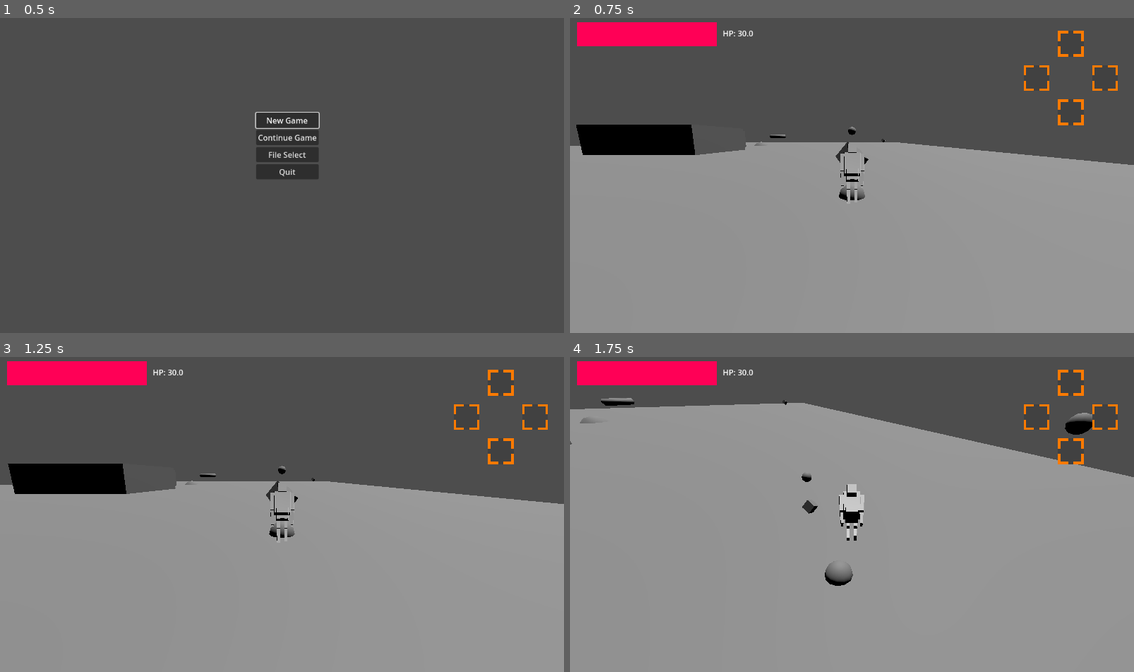
Above: before the commit, frames 1-4 (two rows, left to right).
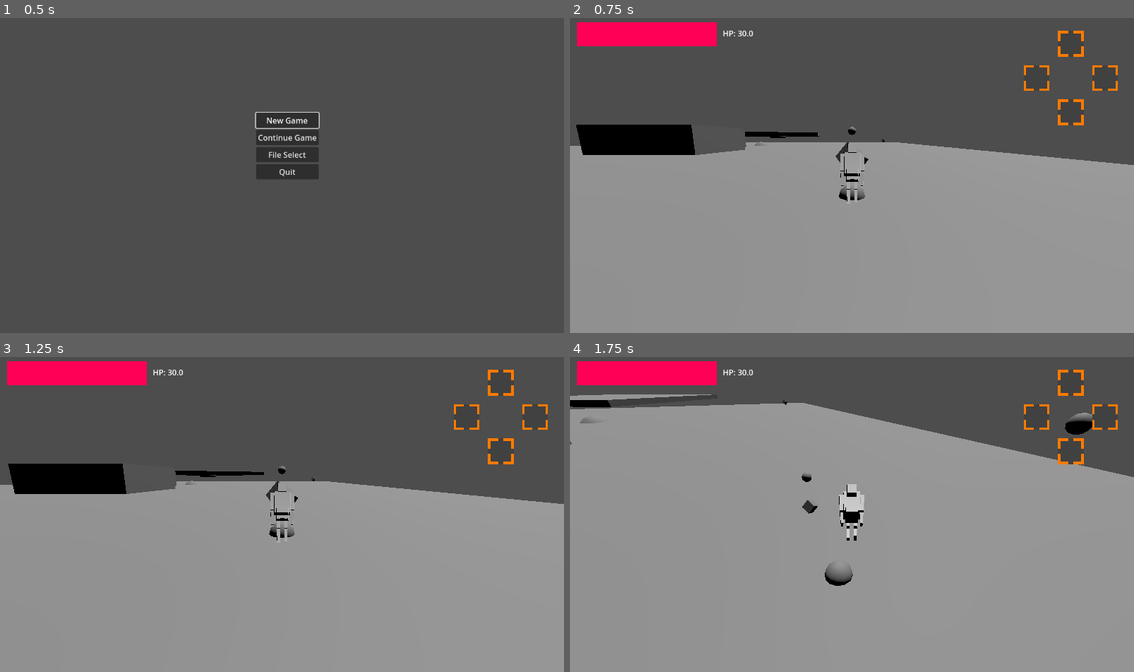
Above: after the commit, the same moments.

Repository: stron1le/MVM28
Game: Godot game, scene res://Scenes/start_screen.tscn
The game is run twice, just before and just after one commit, with the same random seed, the same clock (stepped at 60 frames per second) and the same inputs.
Inputs (mouse positions are in pixels of both pictures, inside the frame that each line leads up to):
- Up to frame 1 (0.5 s): no input
- Up to frame 2 (0.75 s): click "New Game" at 0.5 s
- Up to frame 3 (1.25 s): no input
- Up to frame 4 (1.75 s): tap Enter at 1.25 s; move the mouse to (880, 511) at 1.27 s; hold W (ForwardAxisNegative) from 1.28 s (still down); click (880, 511) at 1.35 s; tap Space (Jump) at 1.52 s

Frame 1 is identical in both runs. In frame 2, 0.2% of the frame differs, in the area x 31-45%, y 36-38%; in frame 3, 0.2%; in frame 4, 0.5%, in the area x 0-26%, y 11-16%.

Commit message:
Ledge Grab Enhancement
Ledge grab now allows the player to be rotated with, or move with, platforms/grabbed objects. With this, there is also an addition to add the speed of the given platform when you let go, though more testing is needed to verify that it is working properly.

Diff:
--- /dev/null
+++ b/mvm28/Scenes/MovingPlatform.tscn
@@ -0,0 +1,14 @@
+[gd_scene load_steps=2 format=3 uid="uid://dkf8o4rbiasfl"]
+
+[sub_resource type="BoxShape3D" id="BoxShape3D_3rmdf"]
+size = Vector3(30, 1, 30)
+
+[node name="MovingPlatform" type="AnimatableBody3D"]
+collision_layer = 2
+metadata/_edit_group_ = true
+
+[node name="CollisionShape3D" type="CollisionShape3D" parent="."]
+shape = SubResource("BoxShape3D_3rmdf")
+
+[node name="CSGBox3D" type="CSGBox3D" parent="."]
+size = Vector3(30, 1, 30)
--- a/mvm28/Scenes/test_character.tscn
+++ b/mvm28/Scenes/test_character.tscn
@@ -141,7 +141,7 @@
 transform = Transform3D(-1, 0, -8.74228e-08, 0, 1, 0, 8.74228e-08, 0, -1, 0, 0, 0)
 
 [node name="DashTimer" type="Timer" parent="."]
-wait_time = 6.0
+wait_time = 3.0
 one_shot = true
 
 [node name="ForwardShapeCast" type="ShapeCast3D" parent="."]
--- /dev/null
+++ b/mvm28/Scenes/test_room.gd
@@ -0,0 +1,4 @@
+extends Node3D
+func _ready():
+	var ap = $AnimationPlayer as AnimationPlayer;
+	ap.play("move");
--- a/mvm28/Scenes/test_room.tscn
+++ b/mvm28/Scenes/test_room.tscn
@@ -1,5 +1,6 @@
-[gd_scene load_steps=14 format=3 uid="uid://bewbtejyphgkr"]
+[gd_scene load_steps=19 format=3 uid="uid://bewbtejyphgkr"]
 
+[ext_resource type="Script" uid="uid://jqe0xqs47swm" path="res://Scenes/test_room.gd" id="1_ei72r"]
 [ext_resource type="PackedScene" uid="uid://ddfaeome8lgwj" path="res://Scenes/lock_on_target.tscn" id="2_6idp7"]
 [ext_resource type="PackedScene" uid="uid://b16okbm7tst43" path="res://Scenes/save_crystal.tscn" id="3_arrdh"]
 [ext_resource type="PackedScene" uid="uid://fhp87gasefrq" path="res://Scenes/test_enemy.tscn" id="3_rx0dc"]
@@ -10,6 +11,7 @@
 [ext_resource type="Resource" uid="uid://bq70rqinnxq4o" path="res://Items/WeaponItem/DefaultWeapon.tres" id="8_8h618"]
 [ext_resource type="Resource" uid="uid://swfwpkwq8beu" path="res://Items/DashCrystal.tres" id="9_f2n0o"]
 [ext_resource type="Script" uid="uid://cq7d7s715puli" path="res://Scenes/death_boundary.gd" id="10_3rmdf"]
+[ext_resource type="PackedScene" uid="uid://dkf8o4rbiasfl" path="res://Scenes/MovingPlatform.tscn" id="11_wv2xt"]
 
 [sub_resource type="ConcavePolygonShape3D" id="ConcavePolygonShape3D_oqbmf"]
 data = PackedVector3Array(-50, -1, 50, -2.04065, -1, -9.46019, -2.35634, -1, -10.6384, 1.17817, -1, -12.679, 50, -1, -5 …(14287 unchanged characters)…
@@ -20,7 +22,70 @@
 [sub_resource type="BoxShape3D" id="BoxShape3D_f2n0o"]
 size = Vector3(1000, 50, 1000)
 
+[sub_resource type="Animation" id="Animation_wv2xt"]
+resource_name = "move"
+length = 5.0
+loop_mode = 2
+tracks/0/type = "value"
+tracks/0/imported = false
+tracks/0/enabled = true
+tracks/0/path = NodePath("MovingPlatform:position")
+tracks/0/interp = 1
+tracks/0/loop_wrap = true
+tracks/0/keys = {
+"times": PackedFloat32Array(0, 5),
+"transitions": PackedFloat32Array(1, 1),
+"update": 0,
+"values": [Vector3(0, 3.36016, -23.1806), Vector3(0, 30.3762, -23.1806)]
+}
+tracks/1/type = "value"
+tracks/1/imported = false
+tracks/1/enabled = true
+tracks/1/path = NodePath("MovingPlatform:rotation")
+tracks/1/interp = 1
+tracks/1/loop_wrap = true
+tracks/1/keys = {
+"times": PackedFloat32Array(0, 5),
+"transitions": PackedFloat32Array(1, 1),
+"update": 0,
+"values": [Vector3(0, 0, 0), Vector3(0, 4.71239, 0)]
+}
+
+[sub_resource type="Animation" id="Animation_ei72r"]
+length = 0.001
+tracks/0/type = "value"
+tracks/0/imported = false
+tracks/0/enabled = true
+tracks/0/path = NodePath("MovingPlatform:position")
+tracks/0/interp = 1
+tracks/0/loop_wrap = true
+tracks/0/keys = {
+"times": PackedFloat32Array(0),
+"transitions": PackedFloat32Array(1),
+"update": 0,
+"values": [Vector3(0, 3.36016, -23.1806)]
+}
+tracks/1/type = "value"
+tracks/1/imported = false
+tracks/1/enabled = true
+tracks/1/path = NodePath("MovingPlatform:rotation")
+tracks/1/interp = 1
+tracks/1/loop_wrap = true
+tracks/1/keys = {
+"times": PackedFloat32Array(0),
+"transitions": PackedFloat32Array(1),
+"update": 0,
+"values": [Vector3(0, 0, 0)]
+}
+
+[sub_resource type="AnimationLibrary" id="AnimationLibrary_q5jsk"]
+_data = {
+&"RESET": SubResource("Animation_ei72r"),
+&"move": SubResource("Animation_wv2xt")
+}
+
 [node name="test_room" type="Node3D"]
+script = ExtResource("1_ei72r")
 
 [node name="StaticBody3D" type="StaticBody3D" parent="."]
 collision_layer = 2
@@ -106,4 +171,12 @@
 transform = Transform3D(1, 0, 0, 0, 1, 0, 0, 0, 1, -6.7644, 1.68695, 5.78412)
 size = Vector3(14.5288, 4.3739, 12.5682)
 
+[node name="MovingPlatform" parent="." instance=ExtResource("11_wv2xt")]
+transform = Transform3D(1, 0, 0, 0, 1, 0, 0, 0, 1, 0, 3.36016, -23.1806)
+
+[node name="AnimationPlayer" type="AnimationPlayer" parent="."]
+libraries = {
+&"": SubResource("AnimationLibrary_q5jsk")
+}
+
 [connection signal="body_entered" from="DeathBoundary" to="DeathBoundary" method="_on_body_entered"]
--- a/mvm28/Scripts/test_character.gd
+++ b/mvm28/Scripts/test_character.gd
@@ -38,11 +38,14 @@
 static var ActionItem3:Item;
 static var ActionItem4:Item;
 @export var rightHand:Node3D;
-
+@export var ledgeGrabbedObject:Node3D;
+var ledgeGrabbedPrevPosition:Vector3;
 var shapeCastReporter;
 var grabHeightReporter;
 var ledgeLetGo:bool=false;
 func _ready():
+	if (!ledgeGrabbedObject):
+		ledgeGrabbedObject=Node3D.new();
 	singleton=self;
 	await get_tree().physics_frame
 	shapeCastReporter=$ShapeCastResultReporter
@@ -184,8 +187,16 @@
 		transform.basis=transform.basis.rotated(transform.basis.y,targetAngle);
 		$DownwardCast.force_raycast_update();
 		if ($DownwardCast.is_colliding()):
+			var hitObject=$DownwardCast.get_collider();
 			global_position.y=$DownwardCast.get_collision_point().y-2;
 			currentState=PLAYERSTATE.ACT_LEDGE_GRAB;
+			if (ledgeGrabbedObject.get_parent()):
+				ledgeGrabbedObject.reparent(hitObject);
+			else:
+				hitObject.add_child(ledgeGrabbedObject)
+			ledgeGrabbedObject.global_basis=global_basis;
+			ledgeGrabbedObject.global_position=global_position;
+			ledgeGrabbedPrevPosition=ledgeGrabbedObject.global_position;
 			ledgeLetGo=false;
 func act_greatsword_walk(delta):
 	var movementVector = Input.get_vector("HorizontalAxisNegative","HorizontalAxisPositive","ForwardAxisNegative","ForwardAxisPositive");
@@ -322,11 +333,23 @@
 	var movementVector = Input.get_vector("HorizontalAxisNegative","HorizontalAxisPositive","ForwardAxisNegative","ForwardAxisPositive");
 	var movementVector3D=Vector3(movementVector.x,0,movementVector.y).rotated(transform.basis.y,get_camera_yaw());
 	ledgeLetGo=ledgeLetGo or movementVector.length()<0.8;
-	if (movementVector!=Vector2.ZERO):
-		var intendedYawDiff=transform.basis.z.signed_angle_to(movementVector3D,transform.basis.y);
+	var intendedYawDiff=transform.basis.z.signed_angle_to(movementVector3D,transform.basis.y);
+	var addedVel=ledgeGrabbedObject.global_position-ledgeGrabbedPrevPosition
+	ledgeGrabbedPrevPosition=ledgeGrabbedObject.global_position;
+	global_basis=ledgeGrabbedObject.global_basis
+	global_position=ledgeGrabbedObject.global_position;
+	if (movementVector!=Vector2.ZERO):
 		if (abs(intendedYawDiff)>PI/2.0):
 			print("letGo");
 			currentState=PLAYERSTATE.ACT_JUMP;
+			velocity+=addedVel/delta;
+			#if ("velocity" in ledgeGrabbedObject.get_parent()):
+			#	velocity+=ledgeGrabbedObject.get_parent().velocity;
+			#elif ("constant_linear_velocity" in ledgeGrabbedObject.get_parent()):
+			#	velocity+=ledgeGrabbedObject.get_parent().constant_linear_velocity;
+			#	print(ledgeGrabbedObject.get_parent().constant_linear_velocity);
 		elif (ledgeLetGo and movementVector.length()>0.8):
 			currentState=PLAYERSTATE.ACT_JUMP;
 			velocity.y=10;
+			velocity+=addedVel/delta;
+		return;
Not shown, added: mvm28/Scenes/test_room.gd.uid
